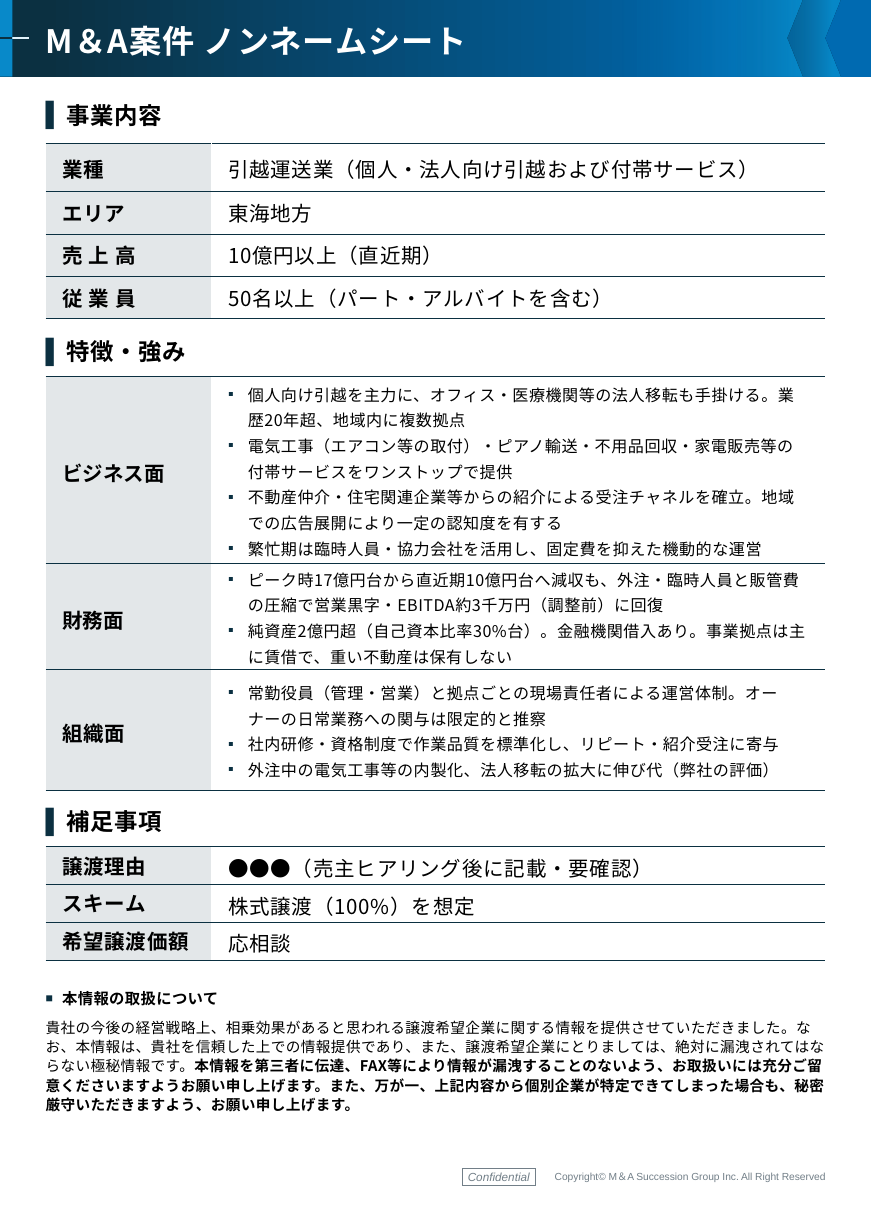
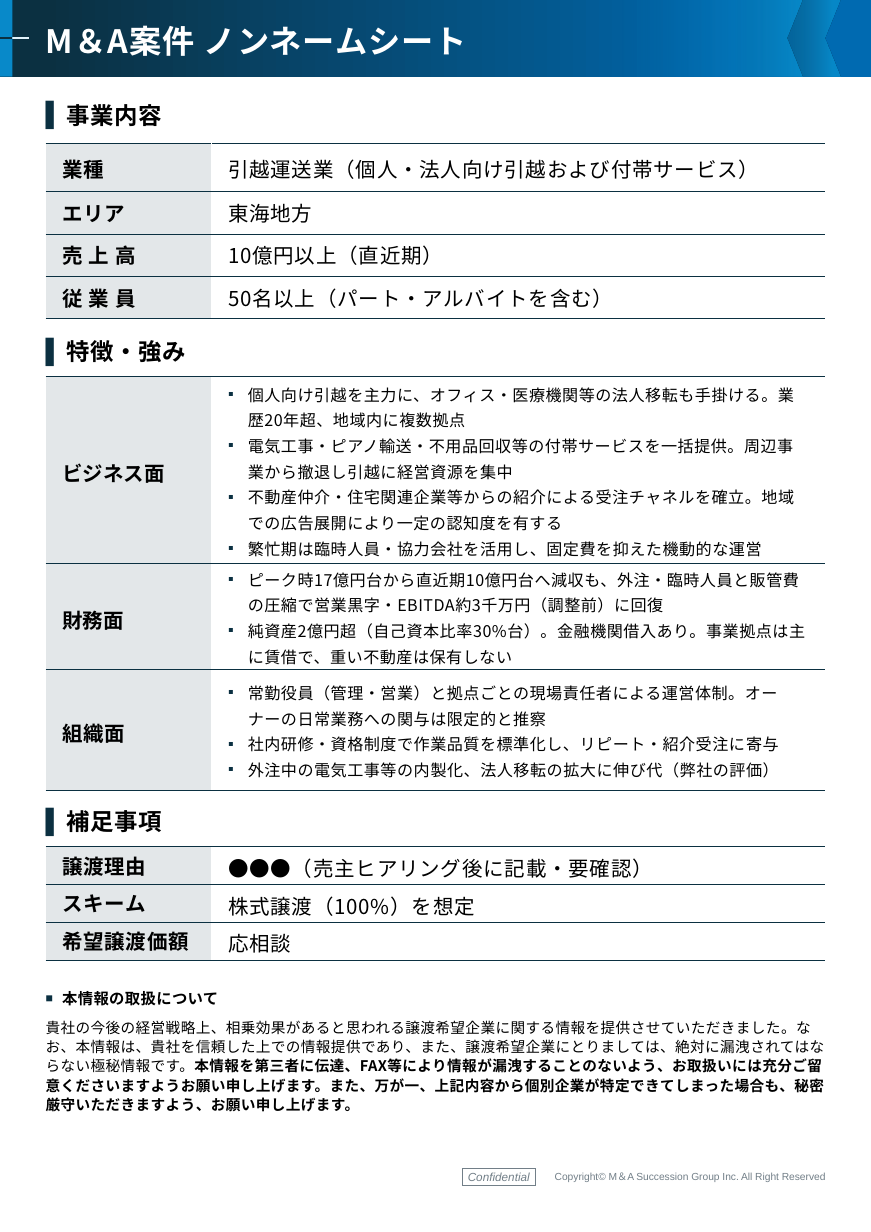
Before and after one commit to keisuketagaito/github-1st, a slide deck: slide 1 of 株式会社ウェルカム・バスケット/ノンネームシート_引越運送業_東海_261104.pptx. Drawn at 871x1232 pixels with LibreOffice and Linux fonts; fonts in the diff are those of the drawing; background and template pictures are left out. Boxes give left, top, right and bottom in pixels: in the first picture for what was removed or moved away, otherwise in the second. Text is boxed around its words. In the diff, an @@ line names an element or a change of style, - is before the commit and + after.

```diff
--- a/株式会社ウェルカム・バスケット/ノンネームシート_引越運送業_東海_261104.pptx
+++ b/株式会社ウェルカム・バスケット/ノンネームシート_引越運送業_東海_261104.pptx
@@ table at box(45, 376, 825, 790) @@
-row 1, column 2: 個人向け引越を主力に、オフィス・医療機関等の法人移転も手掛ける。業歴20年超、地域内に複数拠点 / 電気工事（エアコン等の取付）・ピアノ輸送・不用品回収・家電販売等の付帯サービスをワンストップで提供 / 不動産仲介・住宅関連企業等からの紹介による受注チャネルを確立。地域での広告展開により一定の認知度を有する / 繁忙期は臨時人員・協力会社を活用し、固定費を抑えた機動的な運営
+row 1, column 2: 個人向け引越を主力に、オフィス・医療機関等の法人移転も手掛ける。業歴20年超、地域内に複数拠点 / 電気工事・ピアノ輸送・不用品回収等の付帯サービスを一括提供。周辺事業から撤退し引越に経営資源を集中 / 不動産仲介・住宅関連企業等からの紹介による受注チャネルを確立。地域での広告展開により一定の認知度を有する / 繁忙期は臨時人員・協力会社を活用し、固定費を抑えた機動的な運営
```
Also in this commit, not shown: 13 other files.
